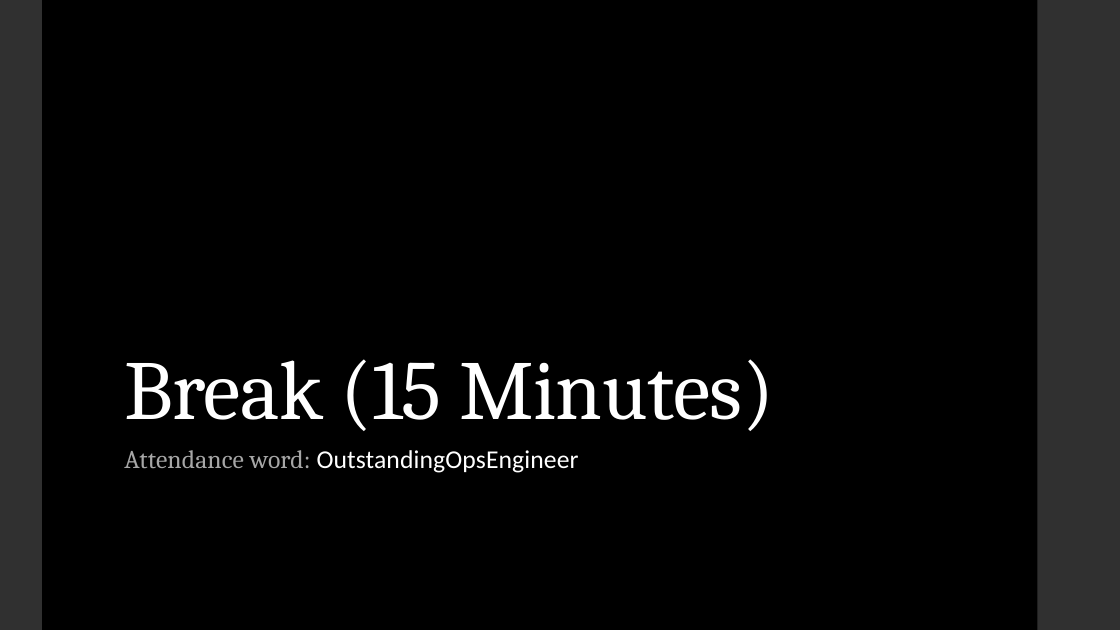
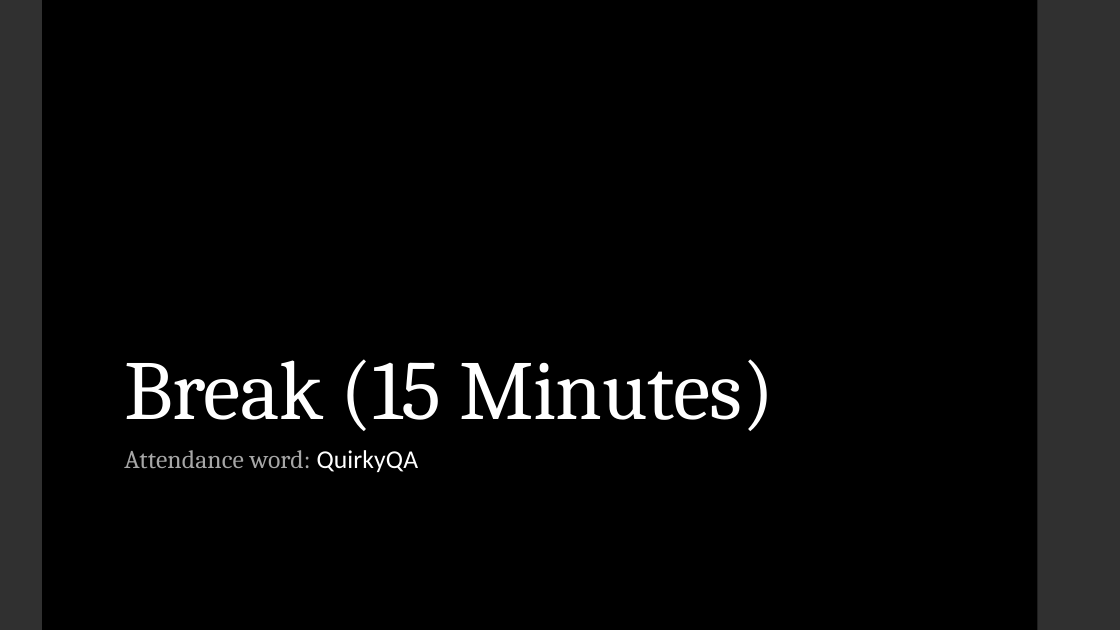
Before and after one commit to LaunchCoderGirlSTL/Data-Science-Assignments, a slide deck: slide 12 of course_material/week_11/week_11_presentation.pptx. Drawn at 1120x630 pixels with LibreOffice and Linux fonts; fonts in the diff are those of the drawing. Boxes give left, top, right and bottom in pixels: in the first picture for what was removed or moved away, otherwise in the second. Text is boxed around its words. In the diff, an @@ line names an element or a change of style, - is before the commit and + after.

```diff
--- a/course_material/week_11/week_11_presentation.pptx
+++ b/course_material/week_11/week_11_presentation.pptx
@@ subtitle at box(124, 450, 419, 472): text changed; font Calibri to Cambria; text colour #FFFFFF to #A6A6A6 @@
-Attendance word: OutstandingOpsEngineer
+Attendance word: QuirkyQA
```
Also in this commit, not shown: 1 other slide changed, 1 other file.
